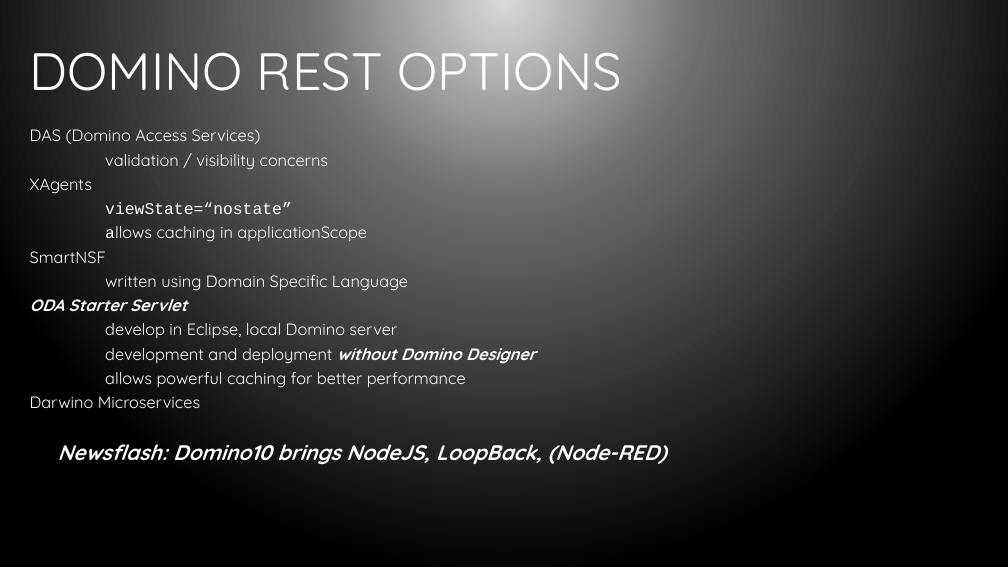
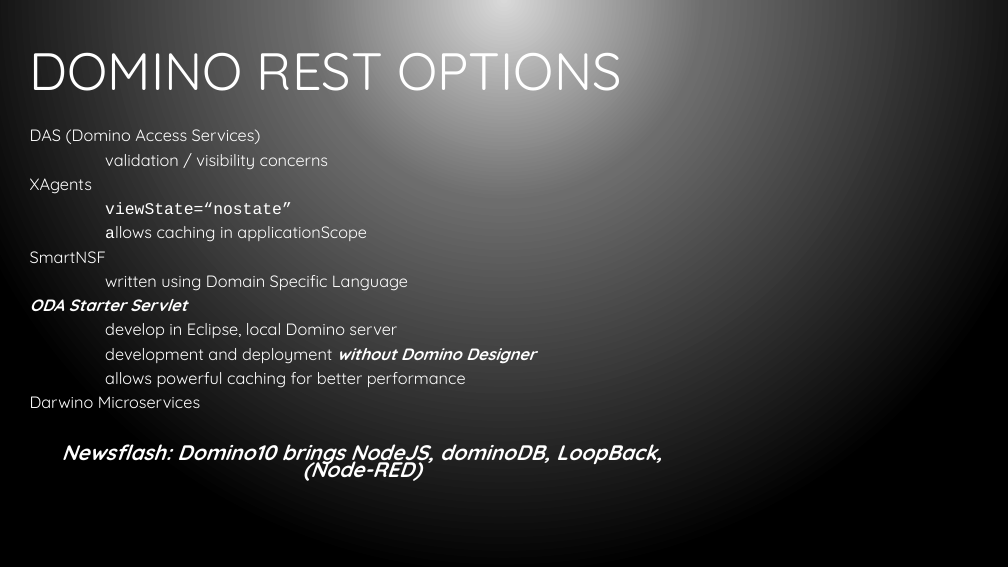
Before and after one commit to bleedingcode/domino-js-masterclass, a slide deck: slide 14 of presentation/8598 Domino and JS.pptx (slide 12 before the commit). Drawn at 1008x567 pixels with LibreOffice and Linux fonts; fonts in the diff are those of the drawing; background and template pictures are left out. Boxes give left, top, right and bottom in pixels: in the first picture for what was removed or moved away, otherwise in the second. Text is boxed around its words. In the diff, an @@ line names an element or a change of style, - is before the commit and + after.

```diff
--- a/presentation/8598 Domino and JS.pptx
+++ b/presentation/8598 Domino and JS.pptx
@@ text at [62,444,662,481]: text changed @@
-Newsflash: Domino10 brings NodeJS, LoopBack, (Node-RED)
+Newsflash: Domino10 brings NodeJS, dominoDB, LoopBack, (Node-RED)
```
Also in this commit, not shown: 6 other slides changed, 3 slides added, 2 other files.
